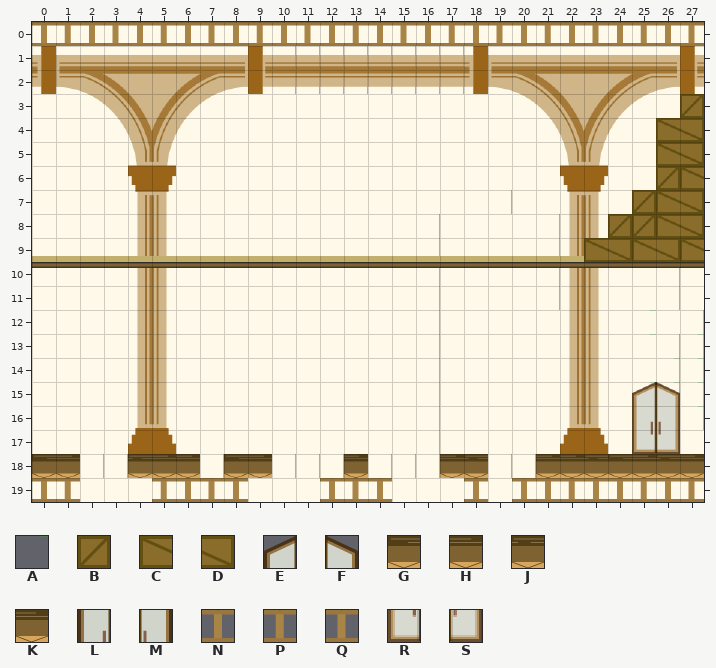
Two versions of a level (Tiled map (JSON), asset/sprites/maps/stage7.json). That is the earlier state.
Cells are 32x32 px. Shown: x 0..27, y 0..19.
Key: from "stage-tileset": A 241, B 698, C 737, D 738, E 817, F 818, G 852, H 853, J 854, K 855, L 857, M 858, N 892, P 893, Q 895, R 897, S 898.
_ is an empty cell.
Layers that did not change in this view are not listed.
Layer "Ground" before, first column x 0:
 0 NPNQNPNQNPNQNPNQNPNQNPNQNPNQ
 1 ____________________________
 2 ____________________________
 3 ____________________________
 4 ____________________________
 5 ____________________________
 6 ____________________________
 7 ____________________________
 8 ____________________________
 9 ____________________________
10 ____________________________
11 ____________________________
12 _________________________A__
13 _________________________A_A
14 __________________________AA
15 _________________________AAA
16 _________________________AAA
17 ____________________________
18 GH__JHH_GH___K___HJ__HHJGHJK
19 NP___PNQN___NQN___N_NNPNNPNQ
Layer "items" before, first column x 0:
 0 ____________________________
 1 ____________________________
 2 ____________________________
 3 ___________________________B
 4 __________________________CD
 5 __________________________CD
 6 __________________________BC
 7 _________________________BCD
 8 ________________________BBCD
 9 _______________________CDCDC
10 ____________________________
11 ____________________________
12 ____________________________
13 ____________________________
14 ____________________________
15 _________________________EF_
16 _________________________LM_
17 _________________________RS_
18 ____________________________
19 ____________________________
Once edited:
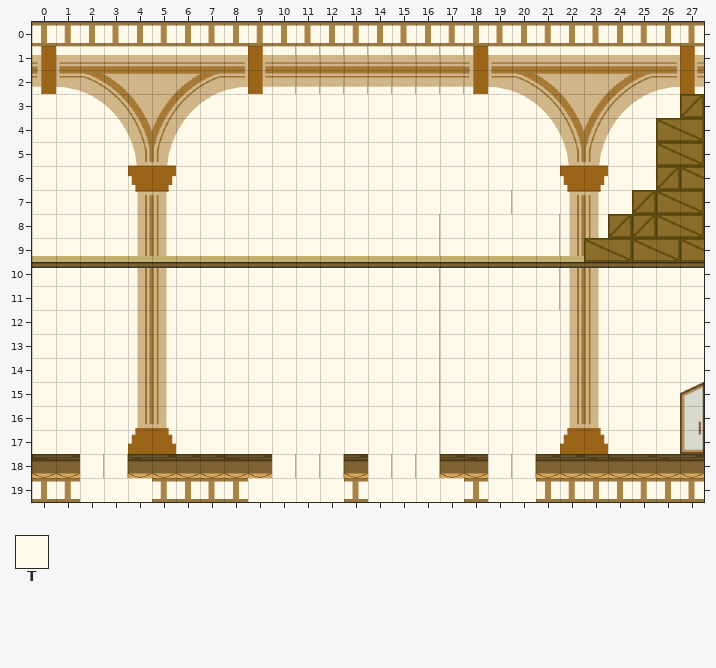
Further tiles: from "stage-tileset": T 681.
See-through tiles are keyed as they look on the map.
Edits made:
Changed rows in their new state; . is an unchanged cell.
Layer "Ground":
first column x 7:
10 ...................T.
11 ...................T.
12 ....................T
13 ...................TT
14 ...................TT
15 .................._TT
16 .................._TT
17 ...................TT
18 H....................
19 ....._._....._.......
Layer "items":
first column x 25:
15 __E
16 __L
17 __R
Where, in picture pixels (left, top, right, bottom), the same in both pictures:
changed: (632, 268, 704, 454)
added: (200, 454, 224, 478)
removed: (320, 478, 344, 502)
removed: (368, 478, 392, 502)
removed: (512, 478, 536, 502)
